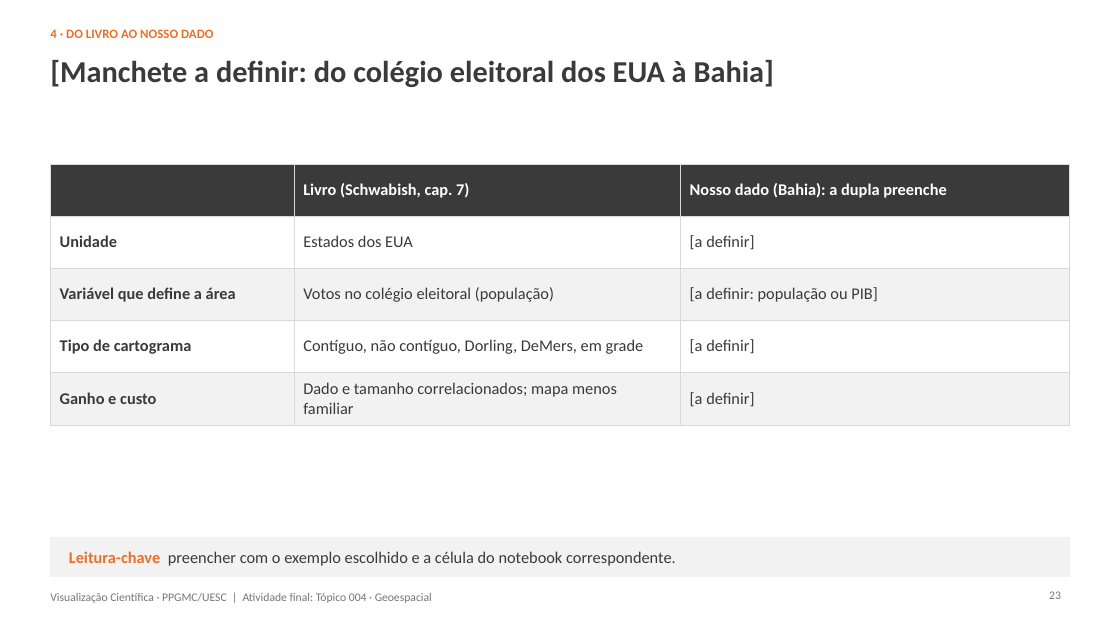
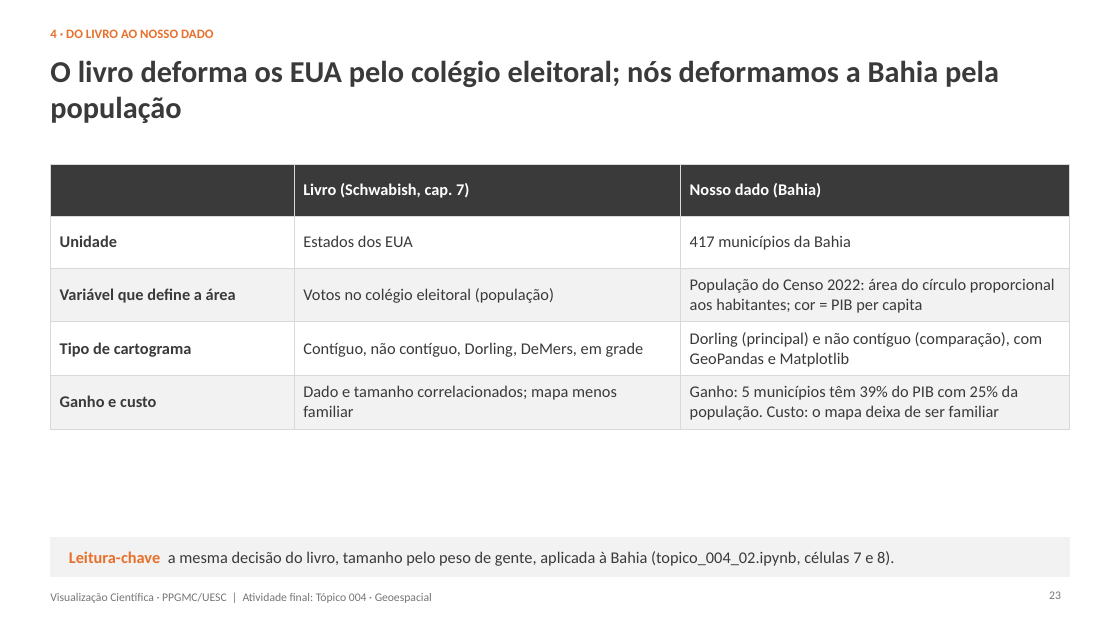
Before and after one commit to John-Parsec/scientific-visualization-geospatial, a slide deck: slide 23 of slides.pptx. Drawn at 1120x630 pixels with LibreOffice and Linux fonts; fonts in the diff are those of the drawing; background and template pictures are left out. Boxes give left, top, right and bottom in pixels: in the first picture for what was removed or moved away, otherwise in the second. Text is boxed around its words. In the diff, an @@ line names an element or a change of style, - is before the commit and + after.

```diff
--- a/slides.pptx
+++ b/slides.pptx
@@ title at [50,60,999,123]: text changed @@
-[Manchete a definir: do colégio eleitoral dos EUA à Bahia]
+O livro deforma os EUA pelo colégio eleitoral; nós deformamos a Bahia pela população
@@ table at [50,164,1070,428] @@
-row 1, column 3: Nosso dado (Bahia): a dupla preenche
+row 1, column 3: Nosso dado (Bahia)
-row 2, column 3: [a definir]
+row 2, column 3: 417 municípios da Bahia
-row 3, column 3: [a definir: população ou PIB]
+row 3, column 3: População do Censo 2022: área do círculo proporcional aos habitantes; cor = PIB per capita
-row 4, column 3: [a definir]
+row 4, column 3: Dorling (principal) e não contíguo (comparação), com GeoPandas e Matplotlib
-row 5, column 3: [a definir]
+row 5, column 3: Ganho: 5 municípios têm 39% do PIB com 25% da população. Custo: o mapa deixa de ser familiar
@@ text at [69,551,894,566]: text changed @@
-Leitura-chave preencher com o exemplo escolhido e a célula do notebook correspondente.
+Leitura-chave a mesma decisão do livro, tamanho pelo peso de gente, aplicada à Bahia (topico_004_02.ipynb, células 7 e 8).
```
Also in this commit, not shown: 44 other slides changed, 4 slides added, 3 slides removed.
